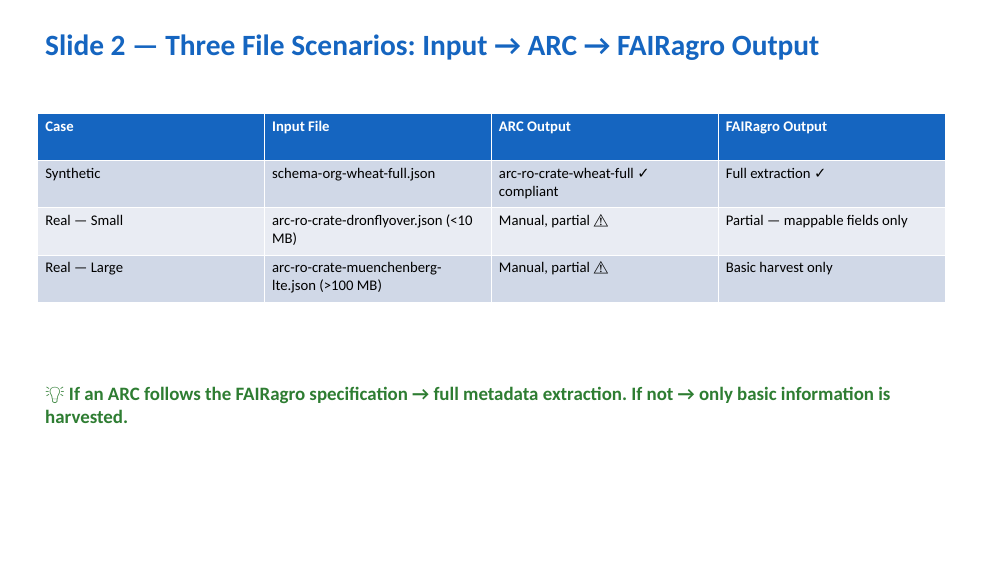
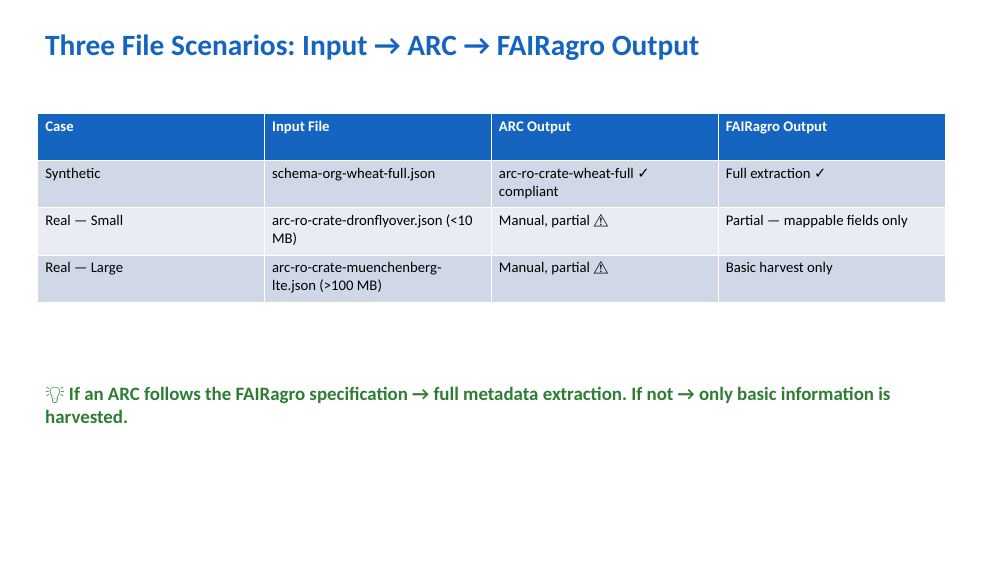
Before and after one commit to jorgitogb/fairweaver, a slide deck: slide 3 of docs/slides/fairst-workflow-slides-editable.pptx (slide 4 before the commit). Drawn at 1008x567 pixels with LibreOffice and Linux fonts; fonts in the diff are those of the drawing. Boxes give left, top, right and bottom in pixels: in the first picture for what was removed or moved away, otherwise in the second. Text is boxed around its words. In the diff, an @@ line names an element or a change of style, - is before the commit and + after.

```diff
--- a/docs/slides/fairst-workflow-slides-editable.pptx
+++ b/docs/slides/fairst-workflow-slides-editable.pptx
@@ text at [45, 34, 699, 60]: text changed @@
-Slide 2 — Three File Scenarios: Input → ARC → FAIRagro Output
+Three File Scenarios: Input → ARC → FAIRagro Output
```
Also in this commit, not shown: 5 other slides changed, 3 slides removed, 6 other files.
